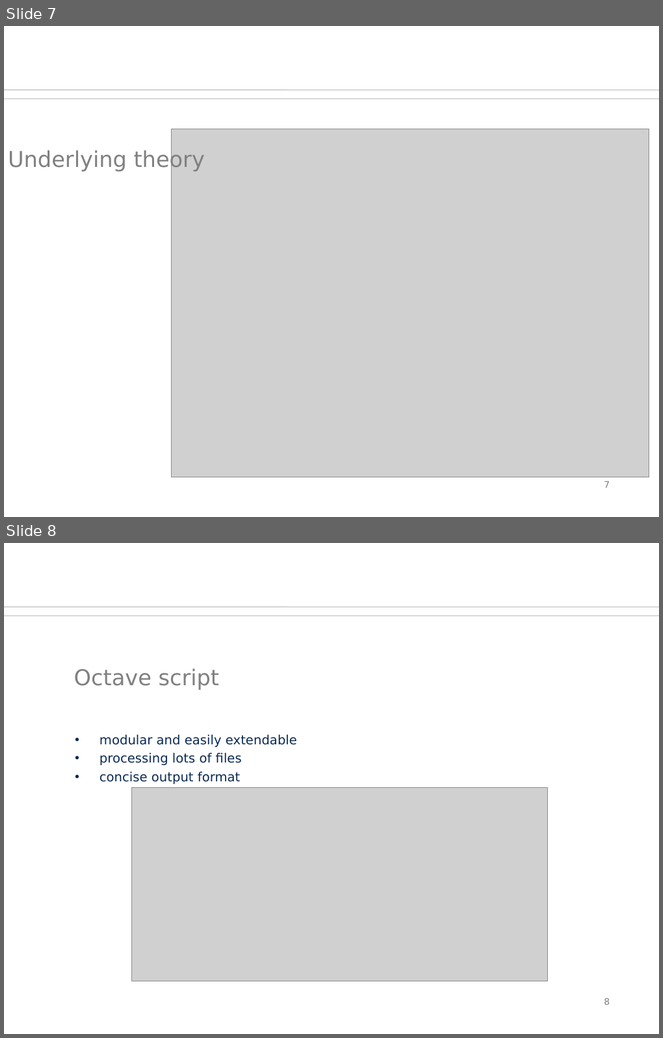
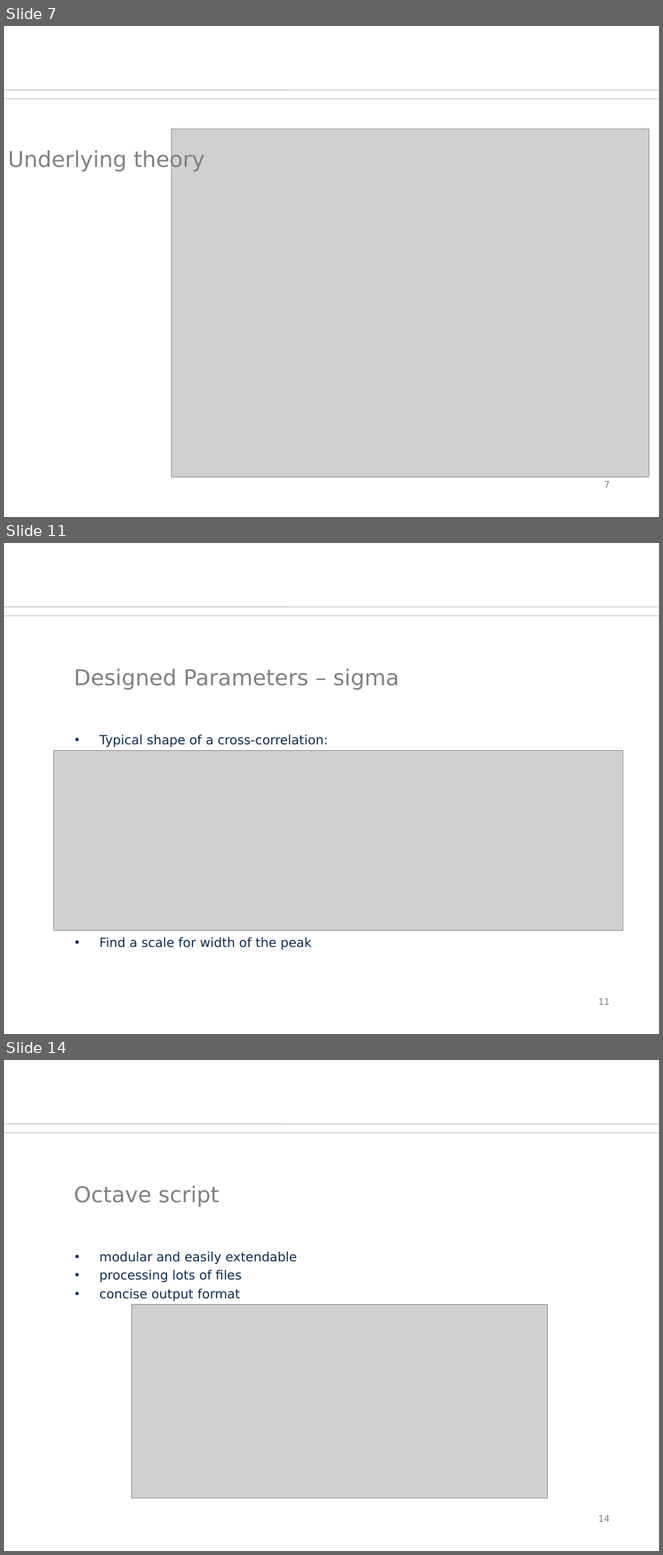
Before and after one commit to orgarten/Hauptseminar, a slide deck: Präsentation/btwf.odp. Shown one above the other, each under a label of ours: slides 7 and 8 before the commit, slides 7, 11 and 14 after it; the slides between them are not shown. The pictures are 663x1038 and 663x1555 pixels, drawn with LibreOffice and Linux fonts; fonts in the diff are those of the drawing; grey boxes stand for pictures; background and template pictures are left out. Boxes give left, top, right and bottom in pixels: in the first picture for what was removed or moved away, otherwise in the second. Text is boxed around its words. In the diff, an @@ line names an element or a change of style, - is before the commit and + after.

Commit message:
Beleg_CD with transformation symbols and Presentation with parameters-section

```diff
--- a/Präsentation/btwf.odp
+++ b/Präsentation/btwf.odp
@@ slide 11 added at bbox=[4, 543, 659, 1034], background #FFFFFF; not listed: 2 template elements that a slide beside it also shows @@
@@ title added at bbox=[74, 668, 399, 690], 24 pt, text #808080 @@
+Designed Parameters – sigma
@@ text added at bbox=[100, 735, 328, 950], 14 pt, text #0B2A51 @@
+• Typical shape of a cross-correlation:
+• Find a scale for width of the peak
@@ picture added at bbox=[54, 751, 623, 931] @@
@@ page number added at bbox=[599, 999, 610, 1005], 10 pt, text #808080 @@
+11
@@ what was slide 8 is now slide 14 @@
@@ page number at bbox=[599, 1516, 610, 1522]: text changed @@
-8
+14
```
Also in this commit, not shown: 5 other slides added, 2 other files.
